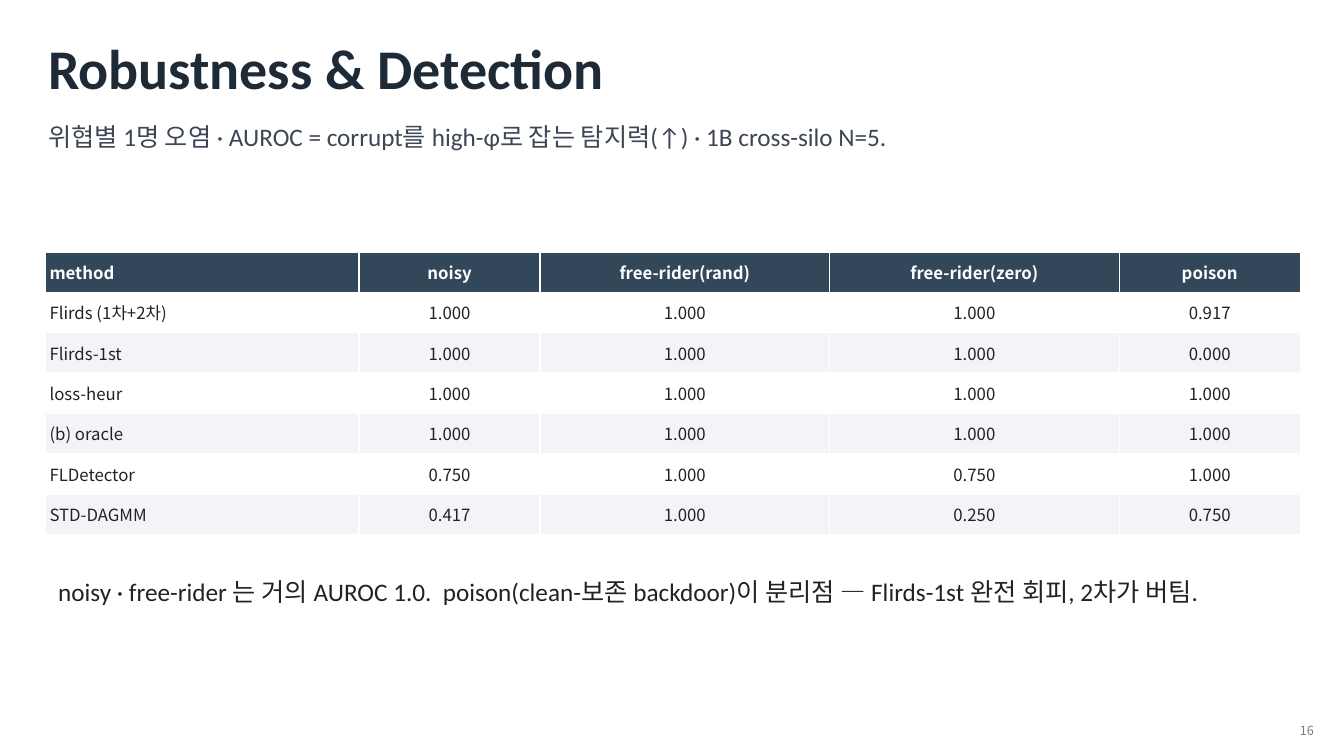
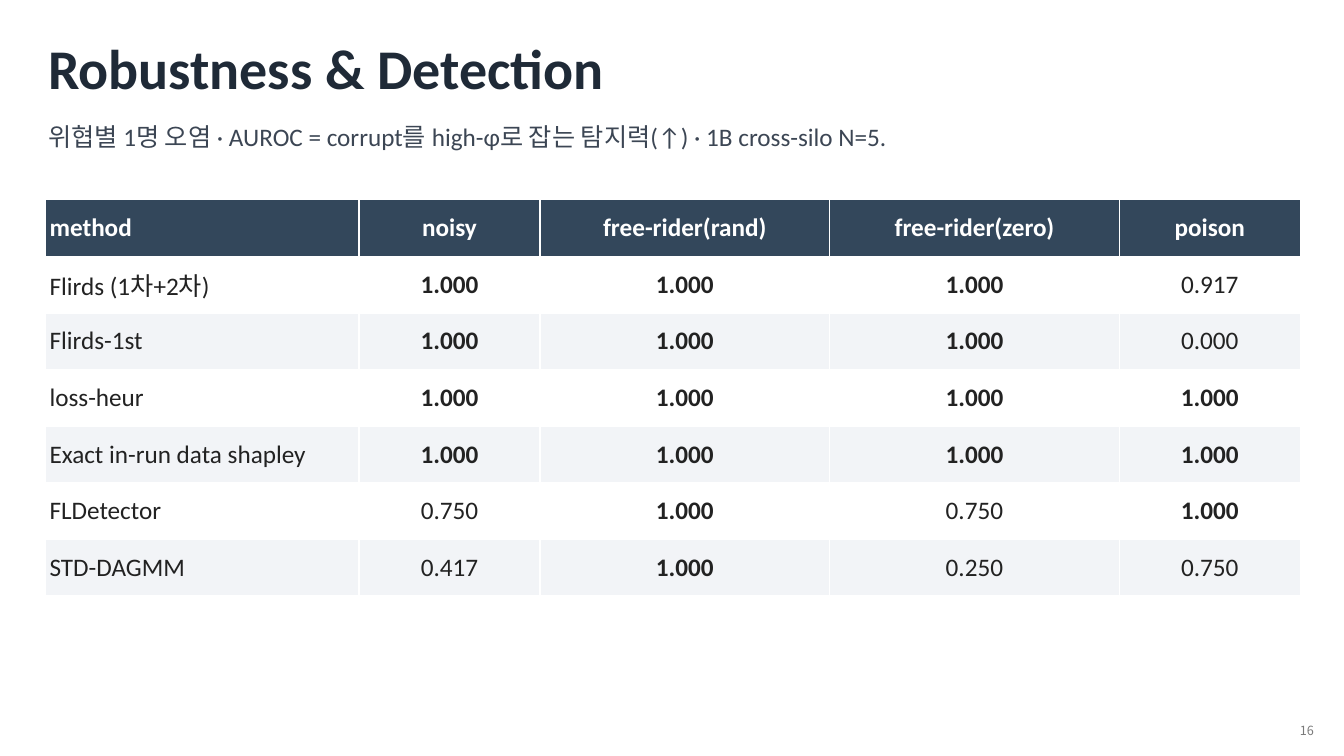
Before and after one commit to YongheeChoi/flirds, a slide deck: slide 12 of research-wiki/survey/presentations/flirds-seminar-intro/flirds-seminar-intro.pptx (slide 16 before the commit). Drawn at 1344x756 pixels with LibreOffice and Linux fonts; fonts in the diff are those of the drawing. Boxes give left, top, right and bottom in pixels: in the first picture for what was removed or moved away, otherwise in the second. Text is boxed around its words. In the diff, an @@ line names an element or a change of style, - is before the commit and + after.

```diff
--- a/research-wiki/survey/presentations/flirds-seminar-intro/flirds-seminar-intro.pptx
+++ b/research-wiki/survey/presentations/flirds-seminar-intro/flirds-seminar-intro.pptx
@@ table at (x1=45, y1=200, x2=1301, y2=596) @@
-row 5, column 1: (b) oracle
+row 5, column 1: Exact in-run data shapley
@@ size 12 to 18 pt, font Noto Sans CJK KR to Calibri @@
@@ bold on in "1.000", "1.000", "1.000", "1.000" and 13 more places @@
@@ table resized from (x1=45, y1=252, x2=1301, y2=534) to (x1=45, y1=200, x2=1301, y2=596) @@
@@ text removed at (x1=58, y1=580, x2=1198, y2=605) @@
-noisy · free-rider 는 거의 AUROC 1.0. poison(clean-보존 backdoor)이 분리점 — Flirds-1st 완전 회피, 2차가 버팀.
```
Also in this commit, not shown: 4 other slides changed, 4 slides removed.
